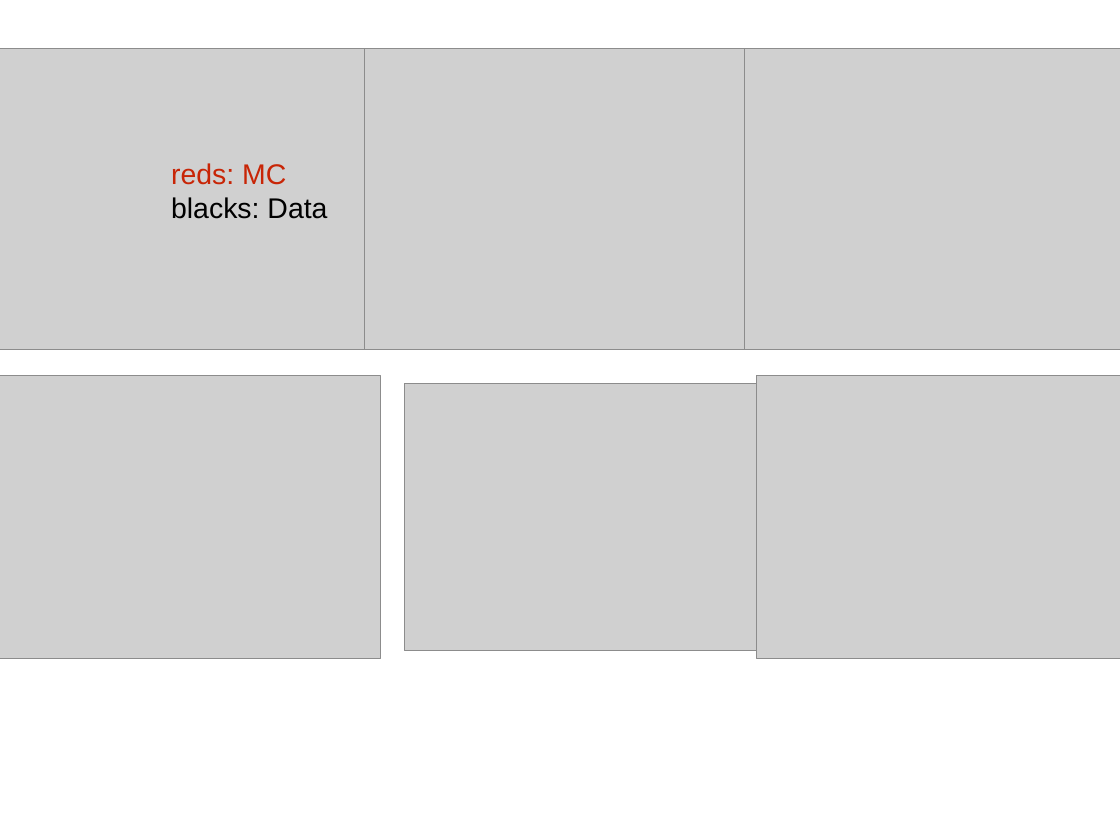
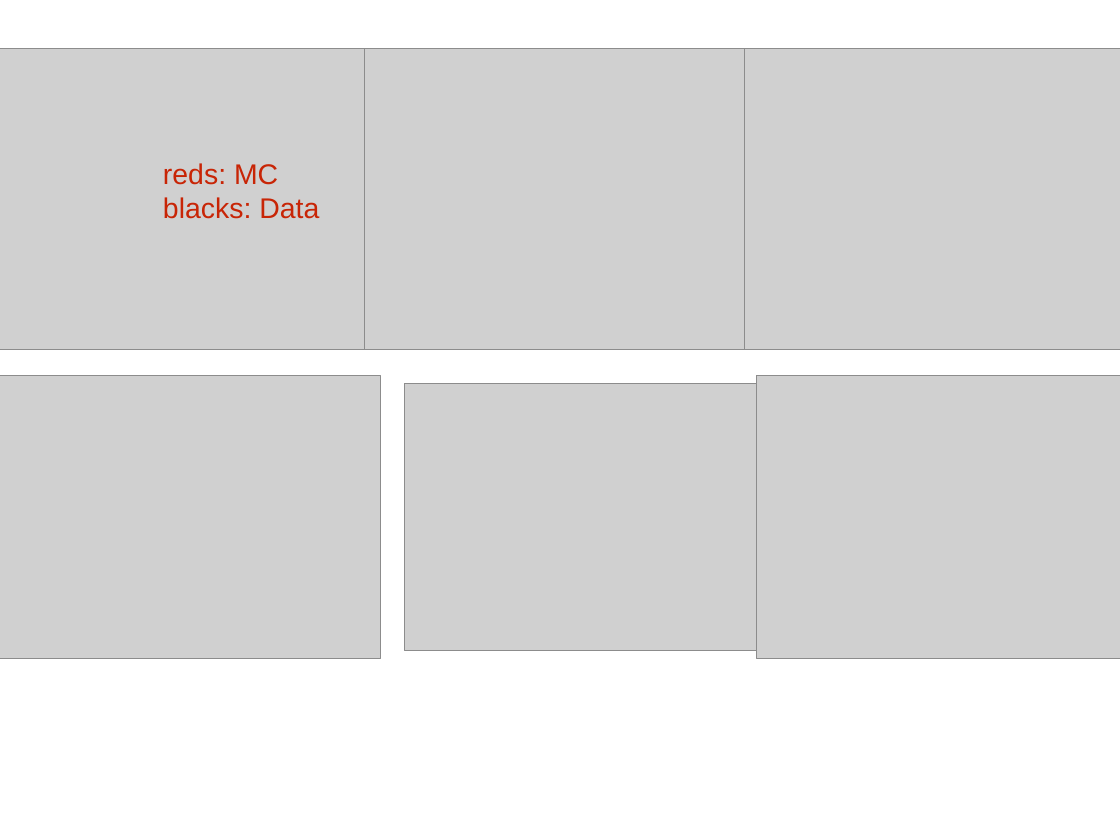
Before and after one commit to wenliwen64/Omg_Phi_15GeV, a slide deck: slide 2 of analysis_notes/July20GroupMeeting.pptx. Drawn at 1120x840 pixels with LibreOffice and Linux fonts; fonts in the diff are those of the drawing; grey boxes stand for pictures. Boxes give left, top, right and bottom in pixels: in the first picture for what was removed or moved away, otherwise in the second. Text is boxed around its words. In the diff, an @@ line names an element or a change of style, - is before the commit and + after.

```diff
--- a/analysis_notes/July20GroupMeeting.pptx
+++ b/analysis_notes/July20GroupMeeting.pptx
@@ text "reds: MC": place and size @@
-text "reds: MC" at <box>171,163,327,219</box>
+text "reds: MC" at <box>163,163,319,219</box>
@@ text at <box>163,197,319,219</box>: text colour #000000 to #C82506 in "blacks: Data" @@
```
Also in this commit, not shown: 2 other slides changed, 20 other files.
